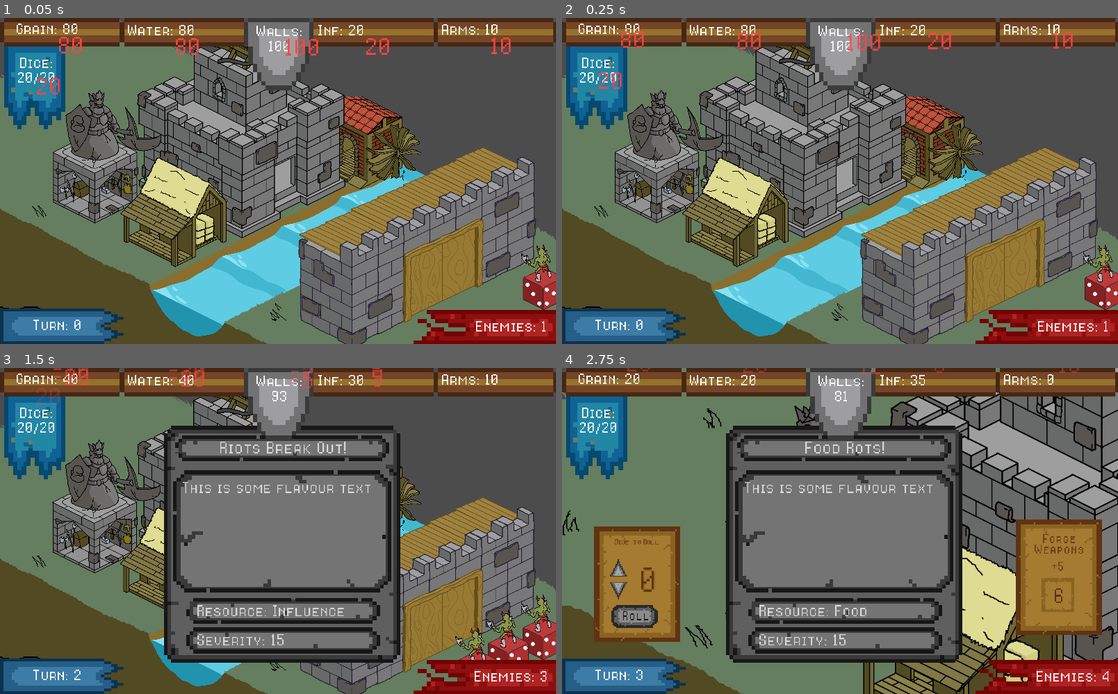
Above: before the commit, frames 1-4 (two rows, left to right).
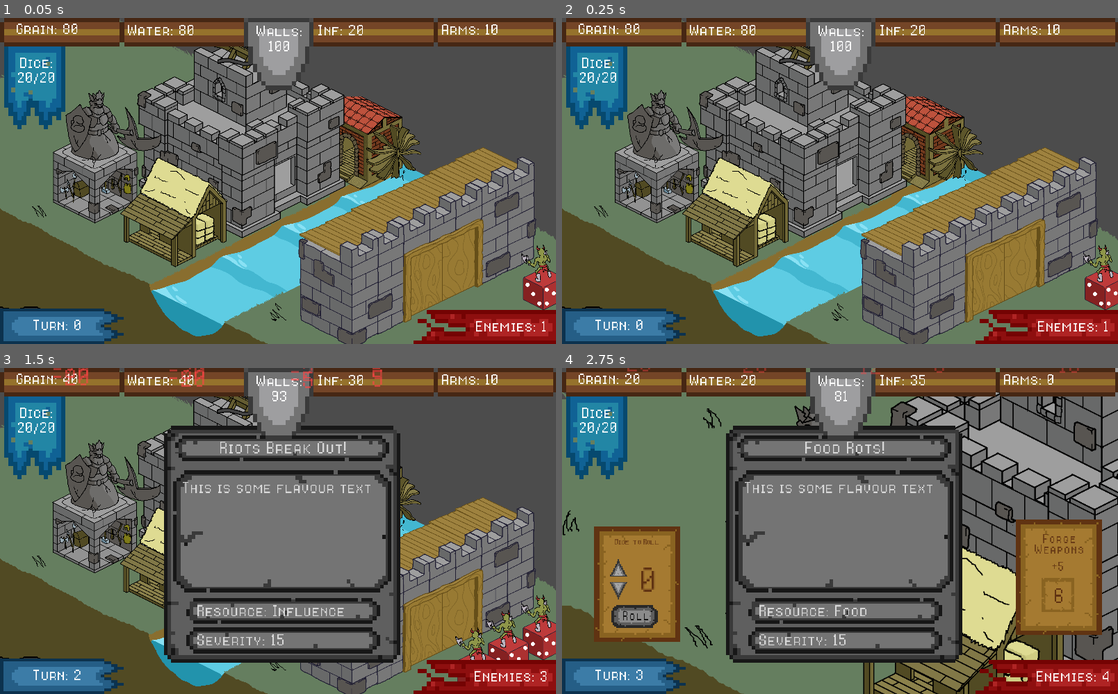
Above: after the commit, the same moments.

Repository: CapsCollective/rng-stronghold
Game: Godot game, scene res://scenes/main.tscn
Two runs of this game, one before a commit and one after it. Both use one fixed random seed, a clock stepped at 60 frames per second and the inputs below.
Inputs (mouse positions are in pixels of both pictures, inside the frame that each line leads up to):
- Up to frame 1 (0.05 s): no input
- Up to frame 2 (0.25 s): no input
- Up to frame 3 (1.5 s): tap Enter (ui_accept) at 0.5, 0.77 s; move the mouse to (372, 495) at 0.52 s; press the mouse at (372, 495) at 0.53 s; move the mouse to (239, 485) at 1.27 s; release the mouse at (239, 485) at 1.28 s; right-click (239, 485) at 1.35 s; click (239, 485) at 1.42 s
- Up to frame 4 (2.75 s): tap Enter (ui_accept) at 1.52 s; move the mouse to (667, 508) at 2.02 s; press the mouse at (667, 508) at 2.03 s

The runs differ from the first frame. In frame 1, 0.6% of the frame differs, in the area x 6-92%, y 5-24%; in frame 2, 0.6%; in frame 3, less than 0.1%; in frame 4, nothing differs.

Commit message:
Made sure updated did not display on load

Diff:
--- a/scripts/resource_bar.gd
+++ b/scripts/resource_bar.gd
@@ -1,5 +1,6 @@
 extends Control
 
+var initialised = false
 var negation_label_scene = preload("res://scenes/negation_label.tscn")
 
 onready var game_manager = $"../../"
@@ -25,8 +26,9 @@
 		else:
 			label.text = label_fields[label][0] + str(new_value)
 		var difference = new_value - old_value
-		if difference != 0:
+		if difference != 0 and initialised:
 			display_label(label, str(difference))
+	initialised = true
 
 func display_label(resource_label, amount):
 	var negation_label = negation_label_scene.instance()
